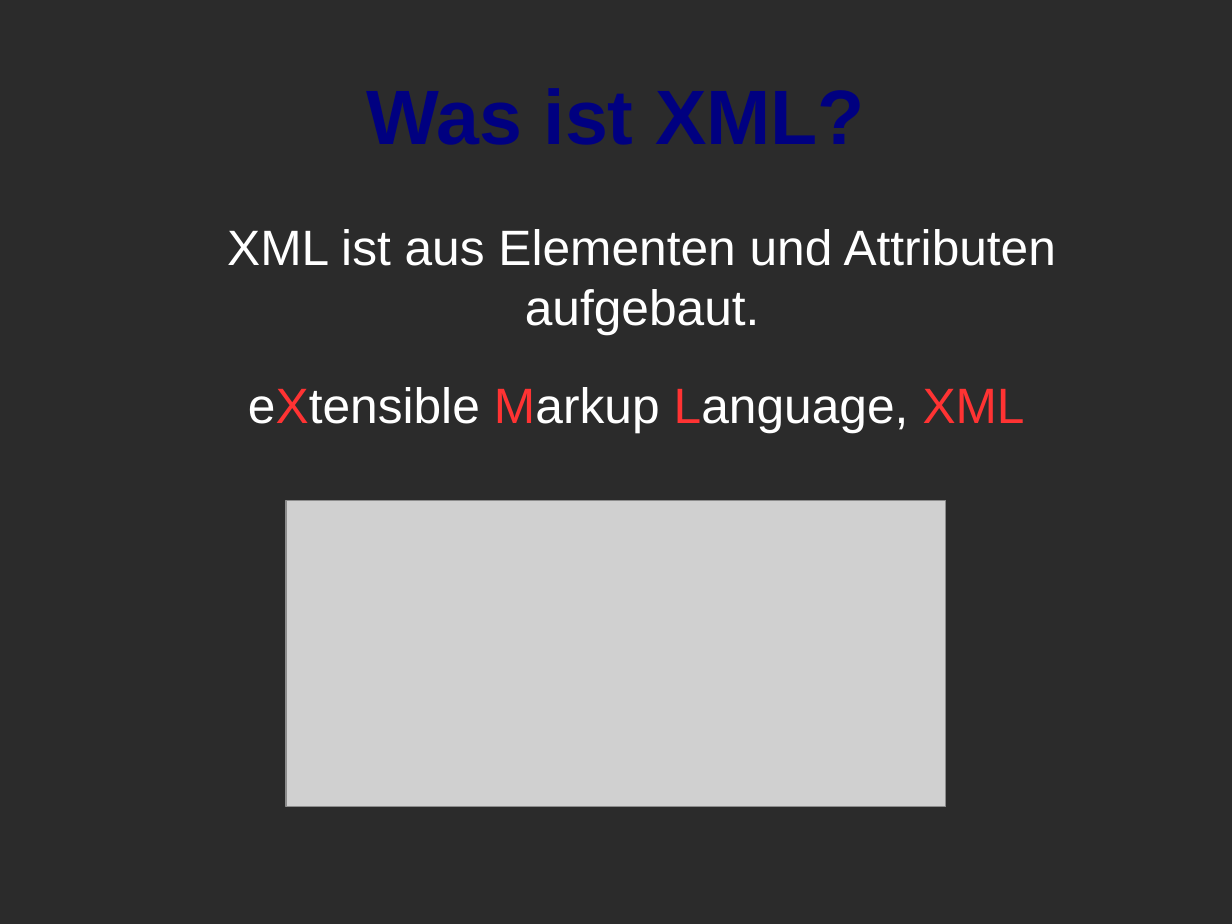
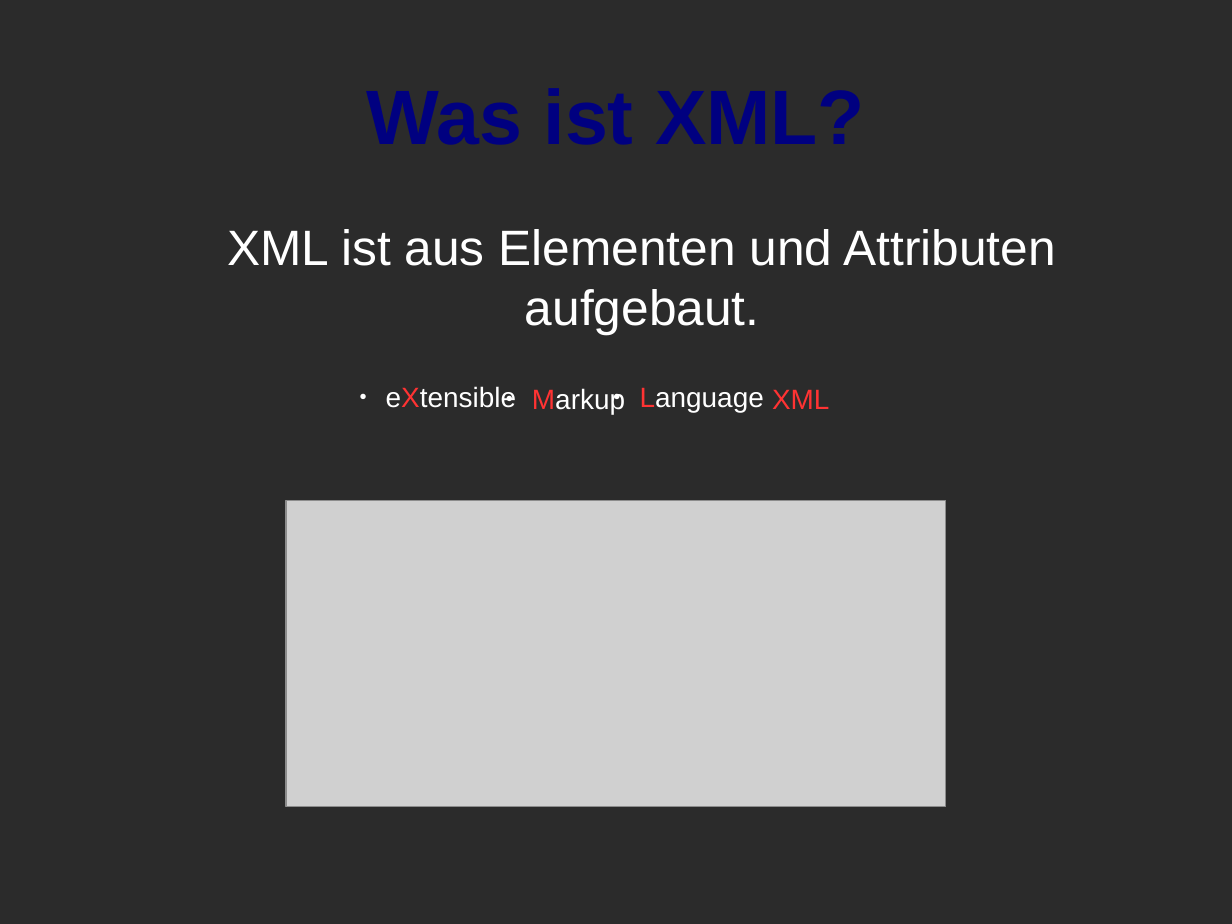
Before and after one commit to torkleyy/school-presentation, a slide deck: slide 4 of doc/presentation.odp. Drawn at 1232x924 pixels with LibreOffice and Linux fonts; fonts in the diff are those of the drawing; grey boxes stand for pictures; background and template pictures are left out; a plain dark background stands for a picture behind light text. Boxes give left, top, right and bottom in pixels: in the first picture for what was removed or moved away, otherwise in the second. Text is boxed around its words. In the diff, an @@ line names an element or a change of style, - is before the commit and + after.

```diff
--- a/doc/presentation.odp
+++ b/doc/presentation.odp
@@ text removed at [248, 387, 1025, 433] @@
-eXtensible Markup Language, XML
@@ text added at [386, 386, 516, 408], 18 pt, text #FFFFFF @@
+● eXtensible
@@ text added at [532, 388, 625, 414], 18 pt, text #FFFFFF @@
+● Markup
@@ text added at [640, 387, 764, 412], 18 pt, text #FFFFFF @@
+● Language
@@ text added at [772, 389, 829, 409], 18 pt, text #FF3333 @@
+XML
```
Also in this commit, not shown: 3 other slides changed, 12 slides added, 2 slides removed, 2 other files.
